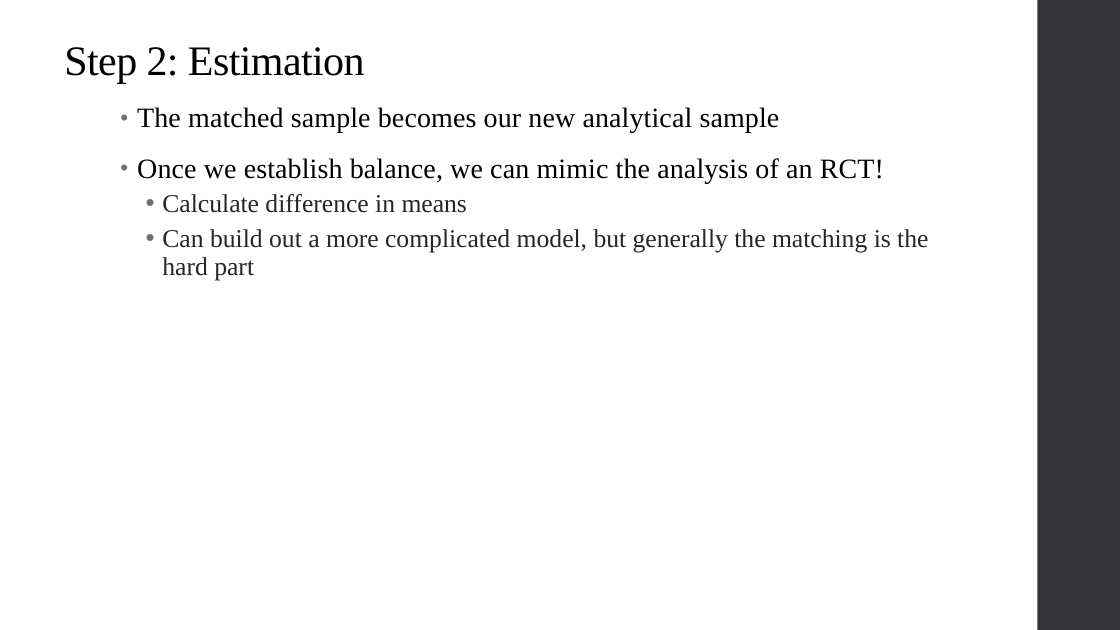
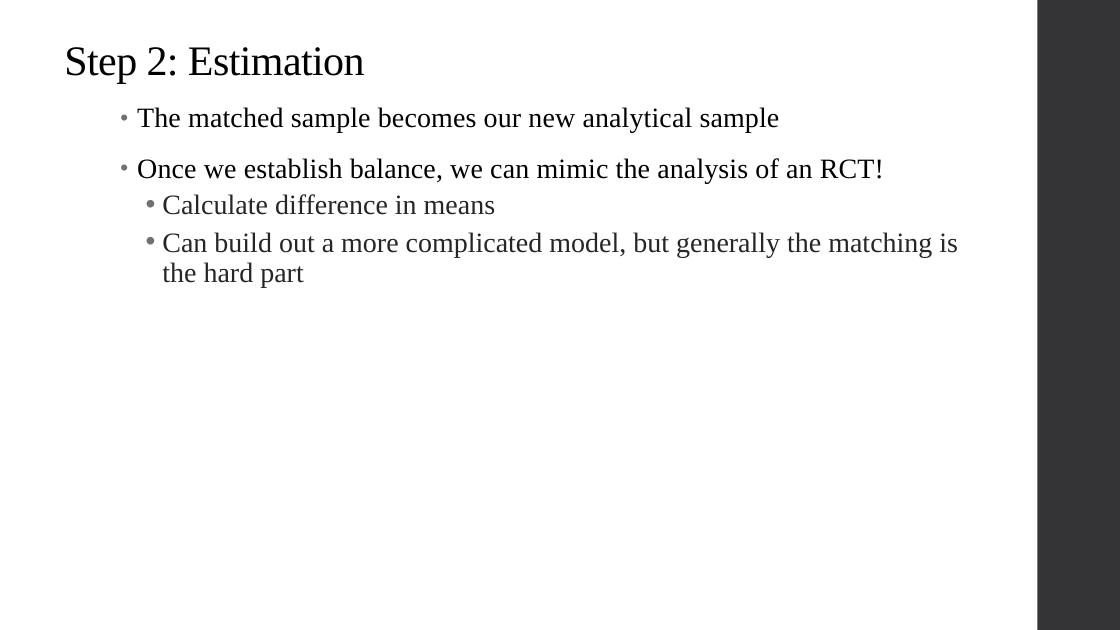
Before and after one commit to qiufei/fork-HAD5744, a slide deck: slide 19 of Lecture05_Matching/Lecture5_Matching_2022F.pptx (slide 20 before the commit). Drawn at 1120x630 pixels with LibreOffice and Linux fonts; fonts in the diff are those of the drawing. Boxes give left, top, right and bottom in pixels: in the first picture for what was removed or moved away, otherwise in the second. Text is boxed around its words. In the diff, an @@ line names an element or a change of style, - is before the commit and + after.

```diff
--- a/Lecture05_Matching/Lecture5_Matching_2022F.pptx
+++ b/Lecture05_Matching/Lecture5_Matching_2022F.pptx
@@ text at <box>162,194,958,287</box>: size 22 to 24 pt in "Calculate difference in means", "Can build out a more complicated model, ..." @@
```
Also in this commit, not shown: 13 other slides changed, 8 slides added, 1 slide removed, 2 other files.
